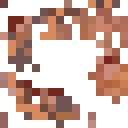
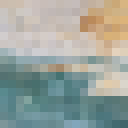
Before/after of a 128x128 layered artwork. What changed in the layer stack:
showed group "Materials" (194 layers) over [0, 0, 128, 128]
added group "Quartzites" with 6 layers in group "Materials" over [0, 0, 128, 128]
added layer "quartzites_f" in group "Quartzites" over [0, 0, 128, 128]
added layer "quartzites_e" in group "Quartzites" over [0, 0, 128, 128]
added layer "quartzites_d" in group "Quartzites" over [0, 0, 128, 128]
added layer "quartzites_c" in group "Quartzites" over [0, 0, 128, 128]
added layer "quartzites_b" in group "Quartzites" over [0, 0, 128, 128]
added layer "quartzites_a" in group "Quartzites" over [0, 0, 128, 128]
hid group "Resourses" (13 layers) over [0, 0, 128, 128]
hid group "Ferum" (6 layers) over [0, 0, 128, 128]
